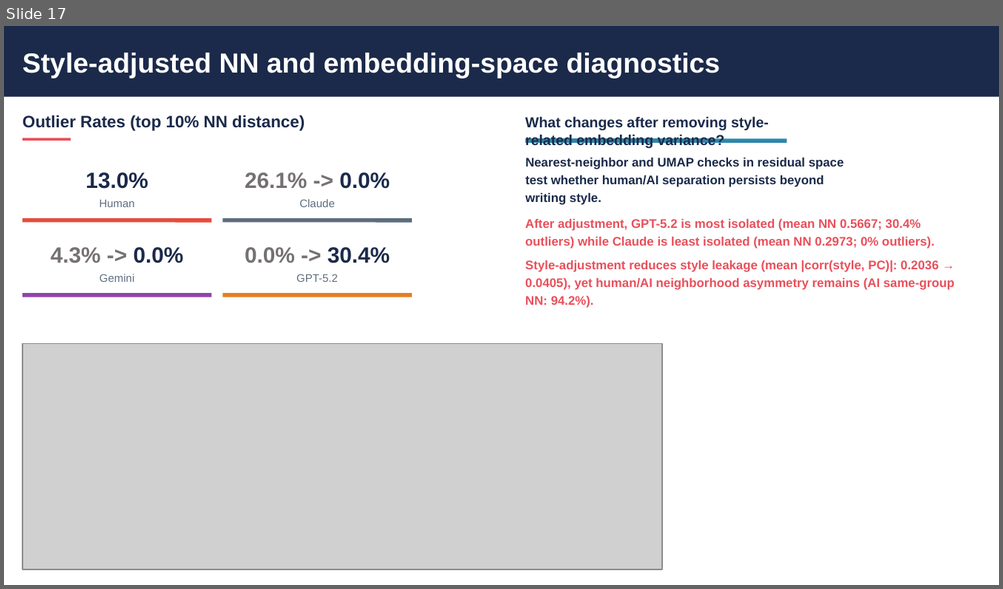
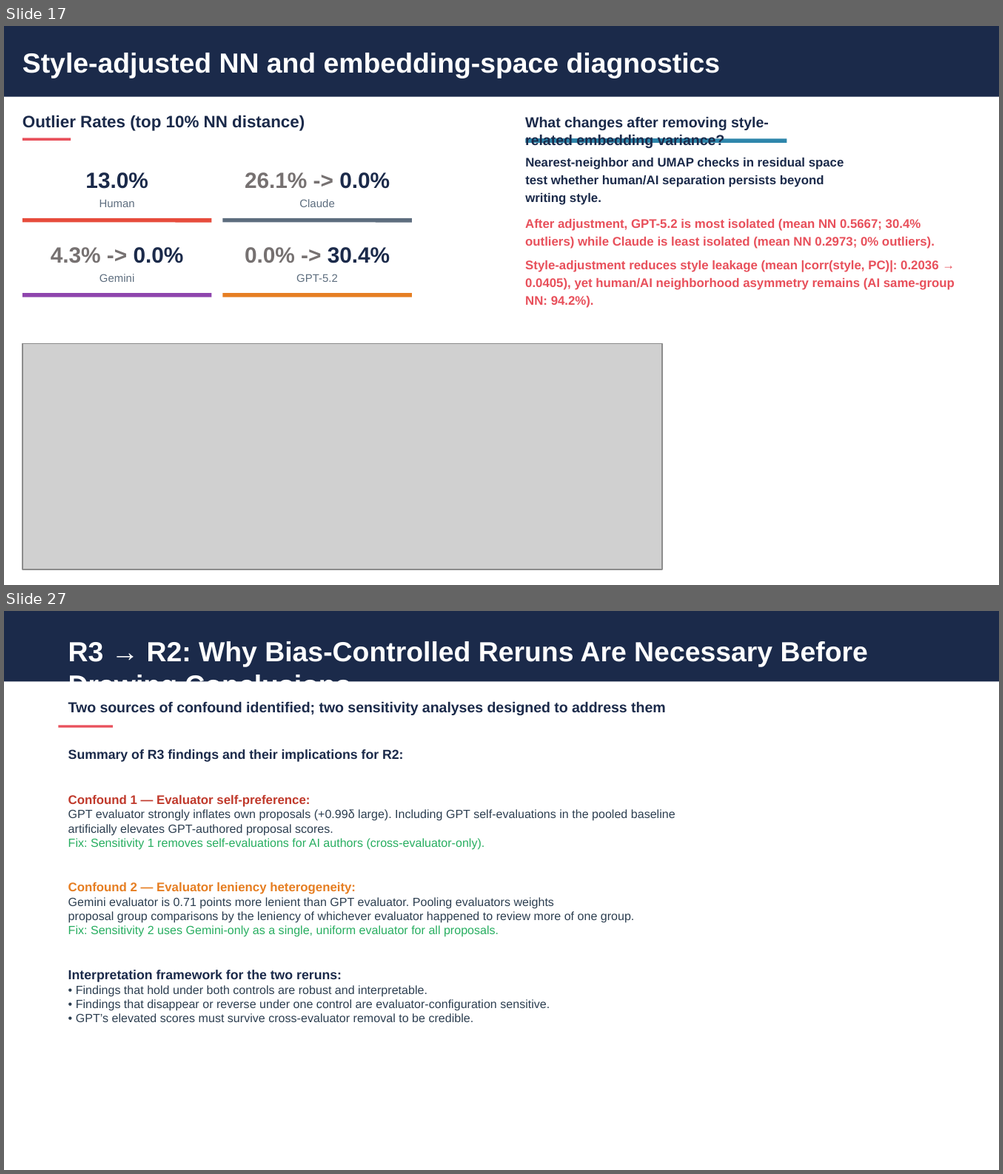
Before and after one commit to eveyhuang/human-AI-proposal, a slide deck: results/diversity_analysis_presentation_baseline_updated_20260218.pptx. Shown one above the other, each under a label of ours: slide 17 before the commit, slides 17 and 27 after it; the slides between them are not shown. The pictures are 1003x589 and 1003x1174 pixels, drawn with LibreOffice and Linux fonts; fonts in the diff are those of the drawing; grey boxes stand for pictures. Boxes give left, top, right and bottom in pixels: in the first picture for what was removed or moved away, otherwise in the second. Text is boxed around its words. In the diff, an @@ line names an element or a change of style, - is before the commit and + after.

Commit message:
fix errors in compare proposals and update quality to slides

```diff
--- a/results/diversity_analysis_presentation_baseline_updated_20260218.pptx
+++ b/results/diversity_analysis_presentation_baseline_updated_20260218.pptx
@@ slide 27 added at (x1=4, y1=611, x2=999, y2=1170), background #FFFFFF @@
@@ rectangle added at (x1=4, y1=611, x2=999, y2=681), fill #1B2A4A @@
@@ text added at (x1=68, y1=641, x2=868, y2=682), 20 pt, text #FFFFFF, bold @@
+R3 → R2: Why Bias-Controlled Reruns Are Necessary Before Drawing Conclusions
@@ text added at (x1=68, y1=701, x2=666, y2=715), 10.5 pt, text #1B2A4A, bold @@
+Two sources of confound identified; two sensitivity analyses designed to address them
@@ rectangle added at (x1=59, y1=726, x2=114, y2=729), fill #E8505B @@
@@ text added at (x1=68, y1=749, x2=675, y2=1022), 8.6 pt, text #2C3E50 @@
+Summary of R3 findings and their implications for R2:
+Confound 1 — Evaluator self-preference:
+GPT evaluator strongly inflates own proposals (+0.99δ large). Including GPT self-evaluations in the pooled baseline
+artificially elevates GPT-authored proposal scores.
+Fix: Sensitivity 1 removes self-evaluations for AI authors (cross-evaluator-only).
+Confound 2 — Evaluator leniency heterogeneity:
+Gemini evaluator is 0.71 points more lenient than GPT evaluator. Pooling evaluators weights
+proposal group comparisons by the leniency of whichever evaluator happened to review more of one group.
+Fix: Sensitivity 2 uses Gemini-only as a single, uniform evaluator for all proposals.
+Interpretation framework for the two reruns:
+• Findings that hold under both controls are robust and interpretable.
+• Findings that disappear or reverse under one control are evaluator-configuration sensitive.
+• GPT’s elevated scores must survive cross-evaluator removal to be credible.
```
Also in this commit, not shown: 12 other slides added, 2 slides removed, 19 other files.
